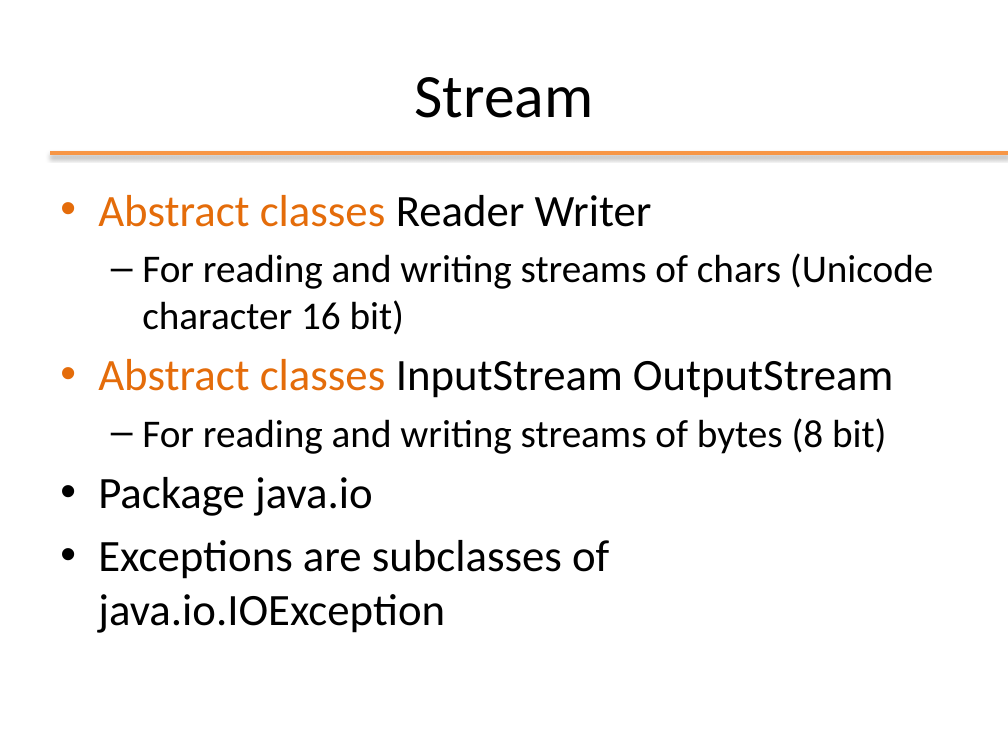
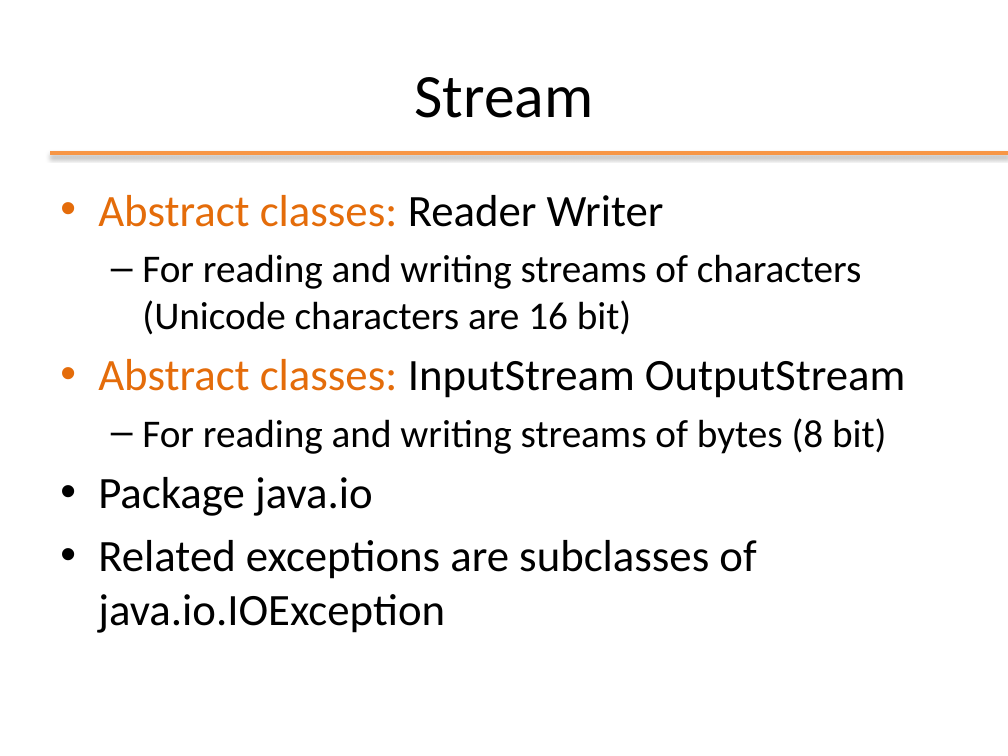
Before and after one commit to Andrea99-beep/ooprogramming, a slide deck: slide 5 of slides/ppt/10_IO.pptx (slide 3 before the commit). Drawn at 1008x756 pixels with LibreOffice and Linux fonts; fonts in the diff are those of the drawing; background and template pictures are left out. Boxes give left, top, right and bottom in pixels: in the first picture for what was removed or moved away, otherwise in the second. Text is boxed around its words. In the diff, an @@ line names an element or a change of style, - is before the commit and + after.

```diff
--- a/slides/ppt/10_IO.pptx
+++ b/slides/ppt/10_IO.pptx
@@ text at box(98, 195, 905, 398): text changed @@
-• Abstract classes Reader Writer
-  – For reading and writing streams of chars (Unicode character 16 bit)
-• Abstract classes InputStream OutputStream
+• Abstract classes: Reader Writer
+  – For reading and writing streams of characters (Unicode characters are 16 bit)
+• Abstract classes: InputStream OutputStream
@@ text at box(98, 540, 756, 633): text changed @@
-• Exceptions are subclasses of java.io.IOException
+• Related exceptions are subclasses of java.io.IOException
```
Also in this commit, not shown: 12 other slides changed, 2 slides removed, 35 other files.
